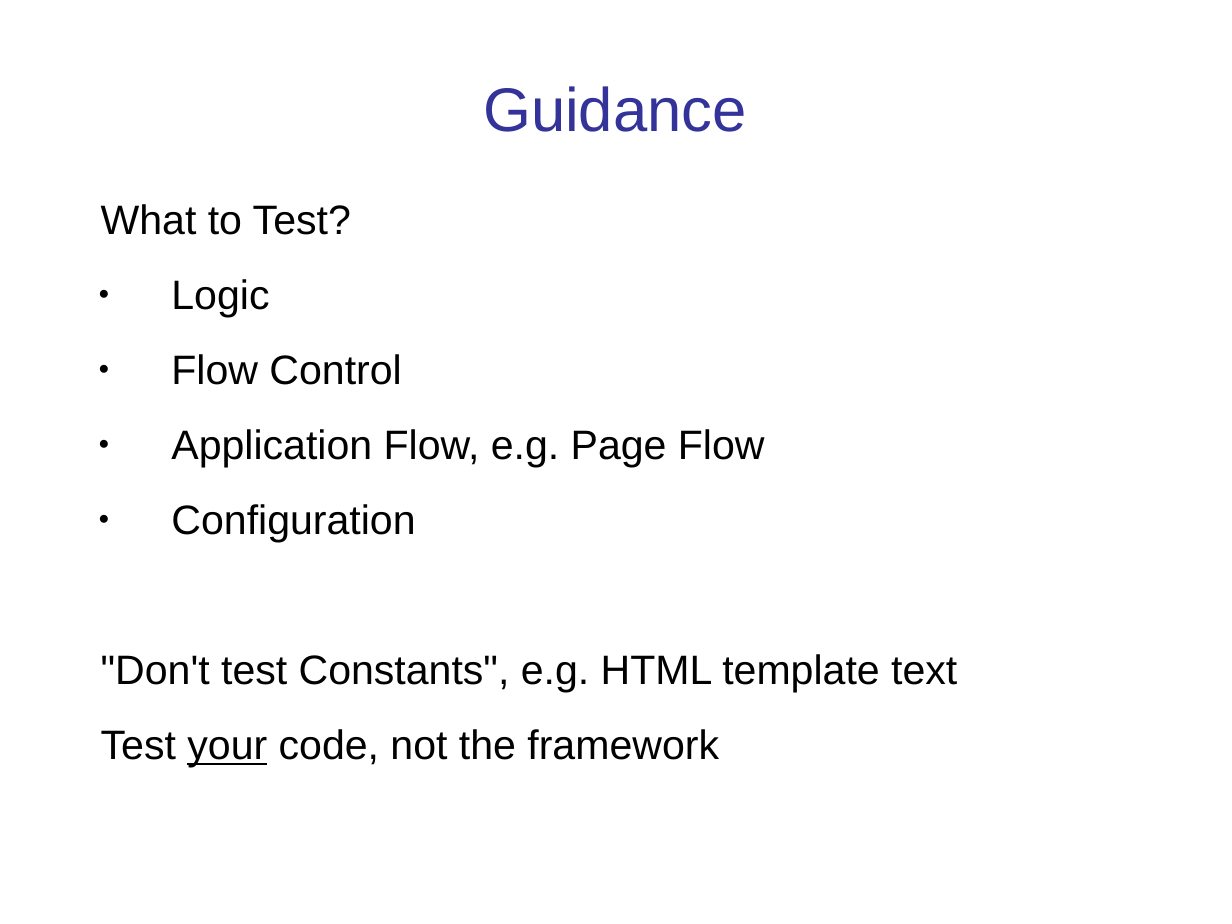
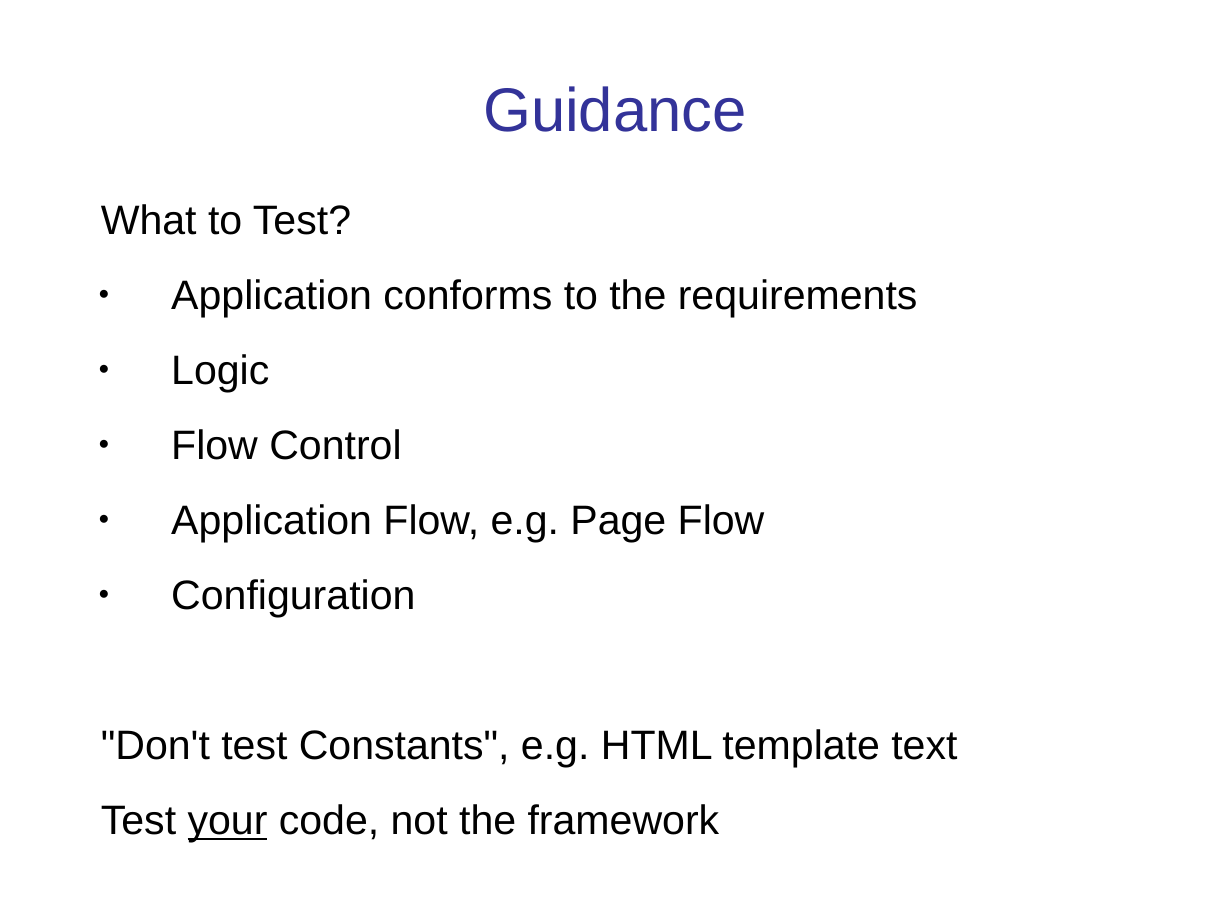
Before and after one commit to cpske/ISP, a slide deck: slide 2 of testing/WebTesting.ppt. Drawn at 1232x924 pixels with LibreOffice and Linux fonts; fonts in the diff are those of the drawing. Boxes give left, top, right and bottom in pixels: in the first picture for what was removed or moved away, otherwise in the second. Text is boxed around its words. In the diff, an @@ line names an element or a change of style, - is before the commit and + after.

```diff
--- a/testing/WebTesting.ppt
+++ b/testing/WebTesting.ppt
@@ text at [101, 204, 957, 842]: indent changed @@
@@ text at [171, 279, 918, 318]: paragraph added @@
+● Application conforms to the requirements
```
Also in this commit, not shown: 9 other slides changed, 5 other files.
